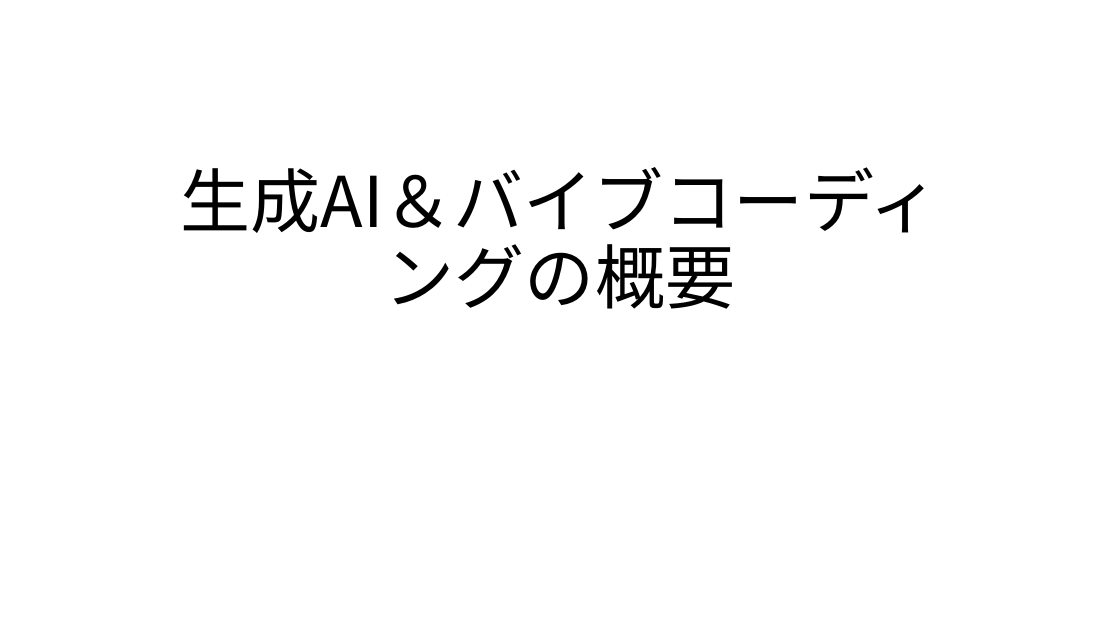
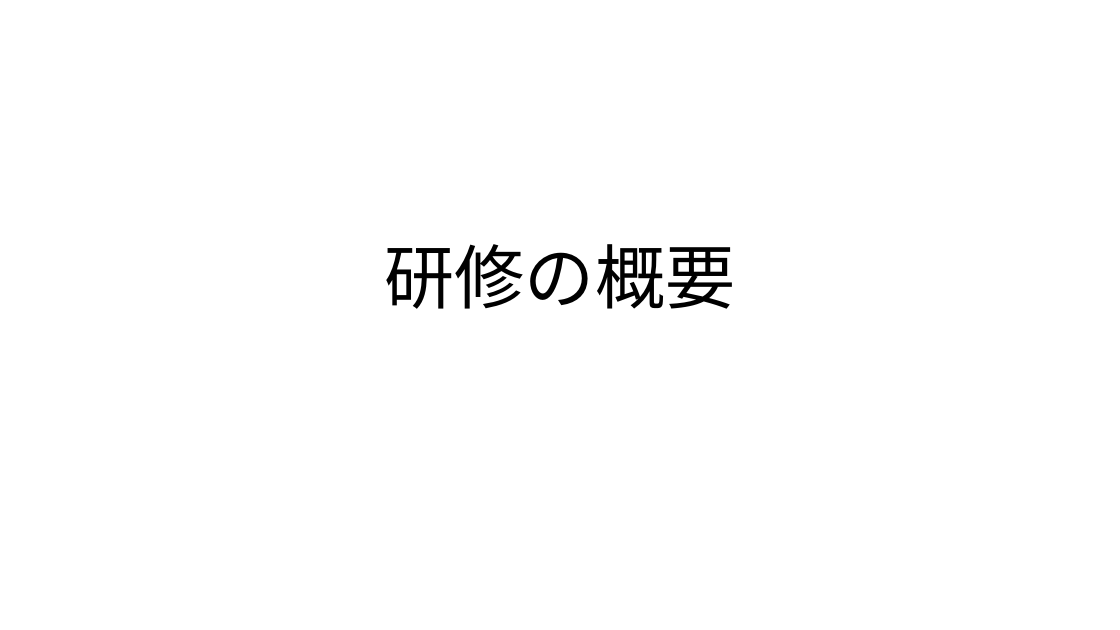
Before and after one commit to nishida2073/ai_navive, a slide deck: slide 1 of 00_オリエンテーション/【AI Native研修-生成AI＆バイブコーディング】研修の概要.pptx. Drawn at 1120x630 pixels with LibreOffice and Linux fonts; fonts in the diff are those of the drawing. Boxes give left, top, right and bottom in pixels: in the first picture for what was removed or moved away, otherwise in the second. Text is boxed around its words. In the diff, an @@ line names an element or a change of style, - is before the commit and + after.

```diff
--- a/00_オリエンテーション/【AI Native研修-生成AI＆バイブコーディング】研修の概要.pptx
+++ b/00_オリエンテーション/【AI Native研修-生成AI＆バイブコーディング】研修の概要.pptx
@@ title at (385,244,735,309): text changed @@
-生成AI＆バイブコーディングの概要
+研修の概要
```
Also in this commit, not shown: 3 other files.
